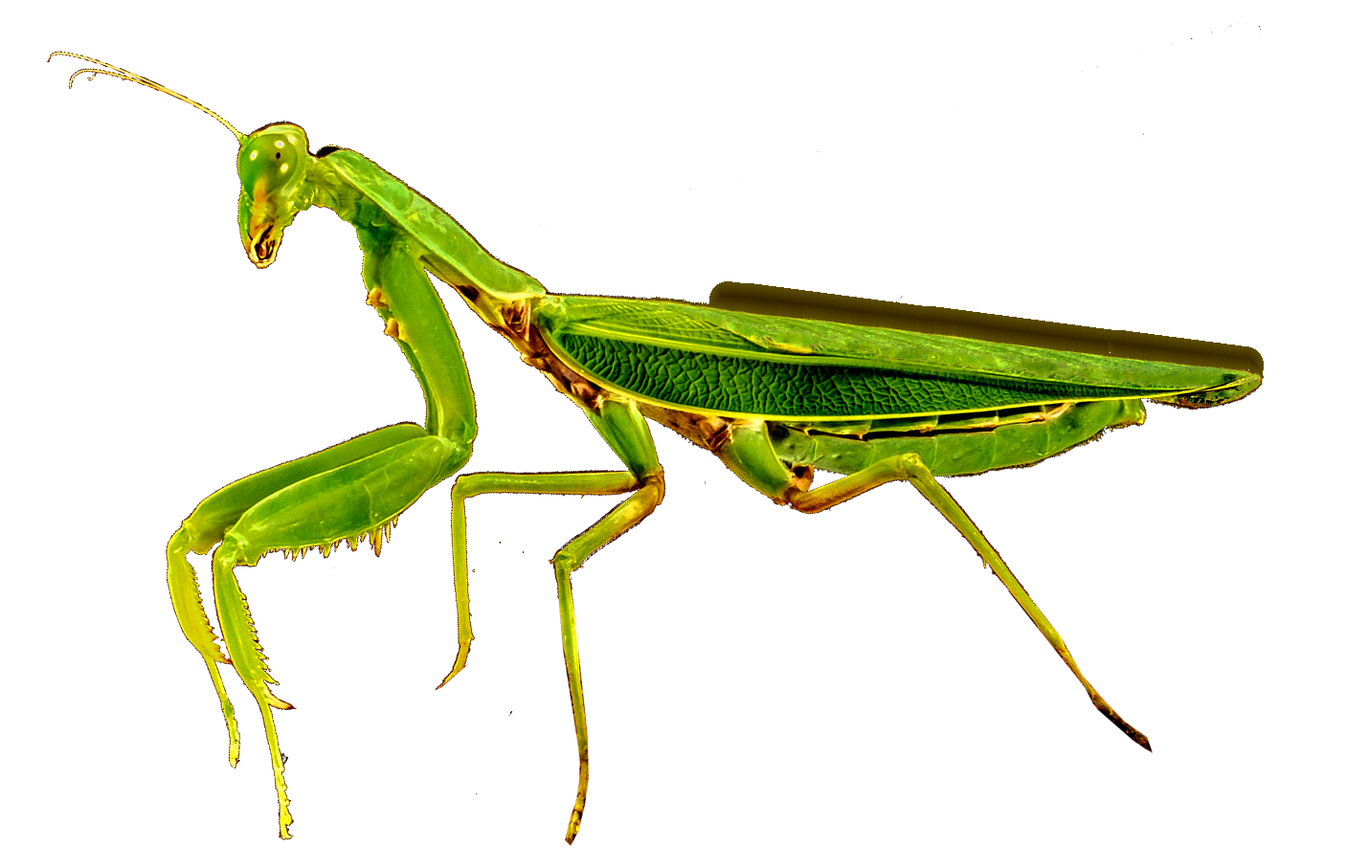
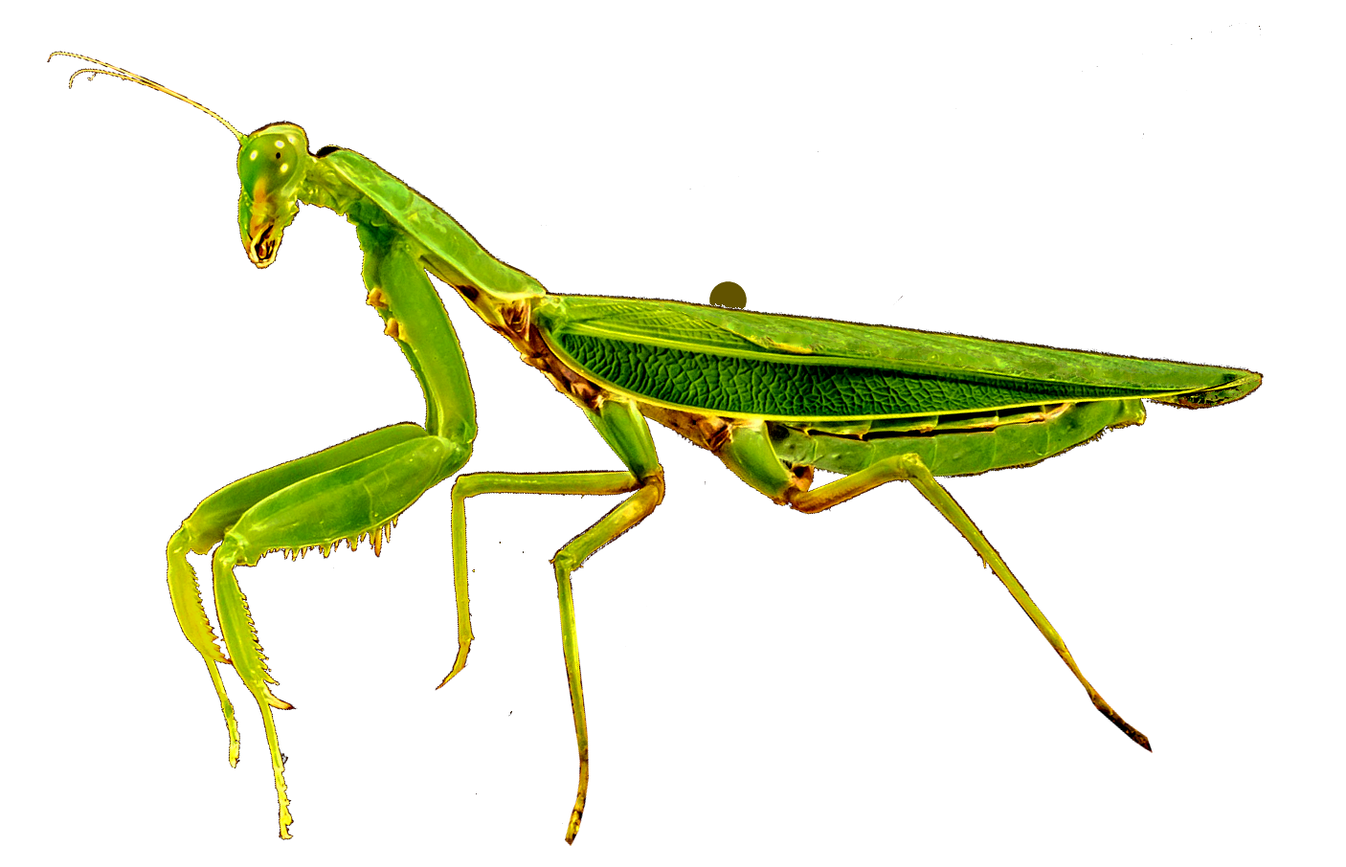
Layers edited between the first and the second 1346 × 867 image:
painted on "Eingefügte Ebene" over [293, 186, 1264, 380]
